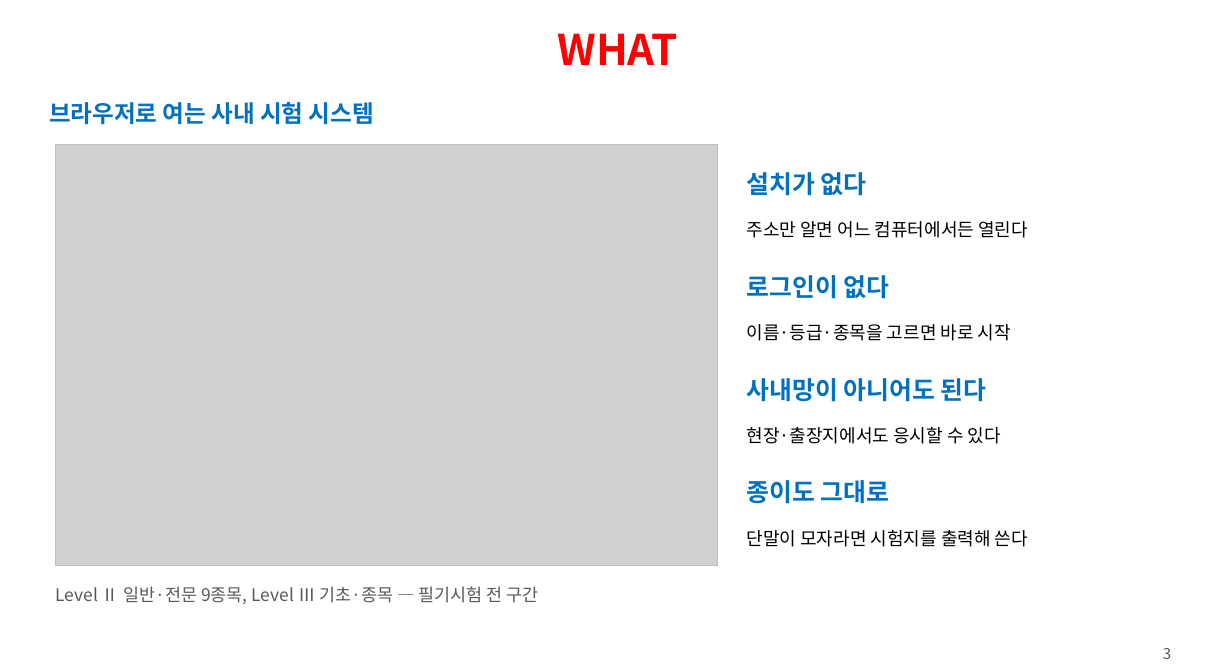
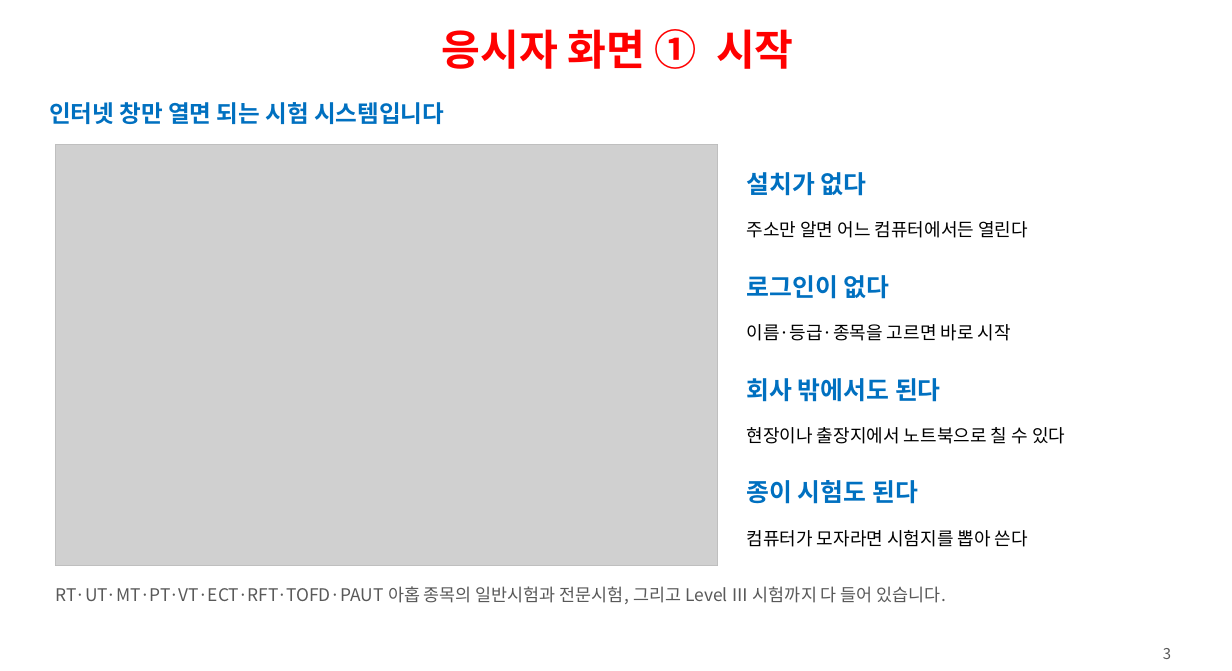
Before and after one commit to ys1277-sys/HIENDT-CBT, a slide deck: slide 3 of docs/발표자료-CBT-2026-08.pptx. Drawn at 1232x671 pixels with LibreOffice and Linux fonts; fonts in the diff are those of the drawing; grey boxes stand for pictures. Boxes give left, top, right and bottom in pixels: in the first picture for what was removed or moved away, otherwise in the second. Text is boxed around its words. In the diff, an @@ line names an element or a change of style, - is before the commit and + after.

```diff
--- a/docs/발표자료-CBT-2026-08.pptx
+++ b/docs/발표자료-CBT-2026-08.pptx
@@ text at <box>442,29,794,69</box>: text changed @@
-WHAT
+응시자 화면 ① 시작
@@ text at <box>49,102,444,124</box>: text changed @@
-브라우저로 여는 사내 시험 시스템
+인터넷 창만 열면 되는 시험 시스템입니다
@@ text at <box>747,378,941,402</box>: text changed @@
-사내망이 아니어도 된다
+회사 밖에서도 된다
@@ text at <box>747,427,1065,444</box>: text changed @@
-현장·출장지에서도 응시할 수 있다
+현장이나 출장지에서 노트북으로 칠 수 있다
@@ text at <box>747,480,918,504</box>: text changed @@
-종이도 그대로
+종이 시험도 된다
@@ text at <box>747,530,1028,547</box>: text changed @@
-단말이 모자라면 시험지를 출력해 쓴다
+컴퓨터가 모자라면 시험지를 뽑아 쓴다
@@ text at <box>55,586,946,604</box>: text changed @@
-Level Ⅱ 일반·전문 9종목, Level Ⅲ 기초·종목 — 필기시험 전 구간
+RT·UT·MT·PT·VT·ECT·RFT·TOFD·PAUT 아홉 종목의 일반시험과 전문시험, 그리고 Level Ⅲ 시험까지 다 들어 있습니다.
```
Also in this commit, not shown: 18 other slides changed, 1 other file.
